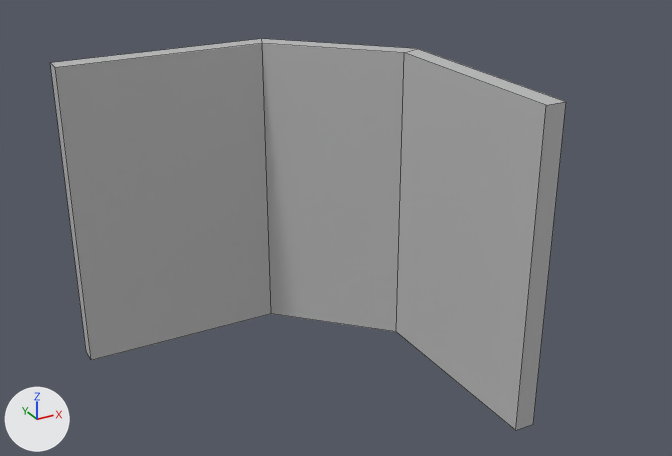
An edit to the FBX model Assets/3D/Beveled_Wall_Corner.fbx, drawn before and after from the same camera.
Rendered twice from a 50 mm camera at (-1.74, -8.28, 5.0) aimed at (2.19, -1.14, 1.43). Arrows for +X, +Y and +Z are at lower left; the lights stay in place. Mesh edges are drawn as thin lines. Where no turn or scale is listed for an object, it has been applied to the vertices.

The scene before the commit, as lines of its bpy script (objects in view):
```python
me_mesh = bpy.data.meshes.new('Mesh')
me_mesh.from_pydata(...)  # 16 vertices, 14 faces; spans x 0.0..3.2, y -3.0..0.2, z 0.0..3.0
me_mesh.materials.append(mat_beveled_wall_mat1)  # grey #bcbcbc
ob_beveled_wall_corner = bpy.data.objects.new('Beveled_Wall_Corner', me_mesh)
ob_beveled_wall_corner.location = (0.0, 0.0, 0.0)
```
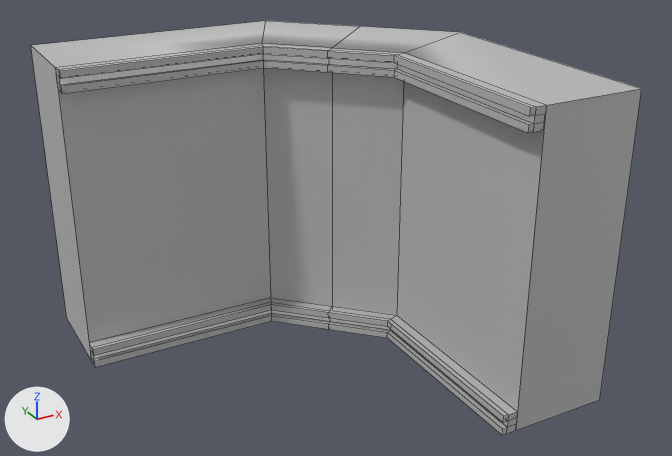
Pixel boxes (x1, y1, x2, y2) of what changed, in the pictures (672 x 456 px):
'Beveled_Wall_Corner', reshaped (18% wider)
    before: (50, 39, 566, 430)
    after: (31, 21, 642, 435)
part 1 of me_mesh, built on
    before: (262, 39, 417, 332)
    after: (55, 21, 546, 435)

The change, as a list of edits to the scene's bpy script:
```text
Add mat_wall_secondary_mat:
    mat_wall_secondary_mat = principled_material('Wall_Secondary_Mat')
    mat_wall_secondary_mat.base_color = (0.5, 0.5, 0.5)  # grey #bcbcbc
Add mat_wall_trim_mat:
    mat_wall_trim_mat = principled_material('Wall_Trim_Mat')
    mat_wall_trim_mat.base_color = (0.481, 0.481, 0.481)  # grey #b8b8b8
Add mat_emissive_mat:
    mat_emissive_mat = principled_material('Emissive_Mat')
    mat_emissive_mat.base_color = (1.0, 1.0, 1.0)  # white #ffffff
Change me_mesh:
    used by ob_beveled_wall_corner; location = (0.0, 0.0, 0.0)
    remove me_mesh.from_pydata(...)  # 16 vertices, 14 faces; spans x 0.0..3.2, y -3.0..0.2, z 0.0..3.0
    add me_mesh.from_pydata(...)  # 130 vertices, 134 faces; spans x 0.0..4.0, y -3.0..1.0, z 0.0..3.0
    me_mesh part 1
    4 faces are deleted
    8 vertices move from x 0.0..3.2, y -3.0..0.2, z 0.0..3.0 to x 0.0..4.0, y -3.0..1.0, z 0.0..3.0
    23 vertices are added at x 0.0..3.25, y -3.0..0.25, z 0.0..3.0
    5 new vertices lie (0.0, 0.0, -0.07) away from vertices in x 0.0..3.0, y -3.0..0.0, z 2.87
    5 new vertices lie (1.96, 0.0, 0.0) away from vertices in x 0.0, y -0.1, z 0.0..3.0
    5 new vertices lie (0.47, -0.47, 0.0) away from vertices in x 1.96, y -0.1, z 0.0..3.0
    5 new vertices lie (0.47, -0.47, 0.0) away from vertices in x 2.43, y -0.57, z 0.0..3.0
    5 new vertices lie (0.0, -1.96, 0.0) away from vertices in x 2.9, y -1.04, z 0.0..3.0
    6 new vertices lie (0.0, 0.0, 0.07) away from vertices in x 0.0..3.0, y -3.0..0.0, z 0.0
    6 new vertices lie (0.5, -0.5, 0.0) away from vertices in x 2.0, y 0.0, z 0.0..3.0
    7 new vertices lie (0.0, 0.0, 0.06) away from vertices in x 0.0..3.0, y -3.0..0.0, z 0.07
    7 new vertices lie (0.0, -0.05, 0.0) away from vertices in x 0.0, y -0.1, z 0.0..3.0
    8 new vertices lie (0.0, 0.0, 0.07) away from vertices in x 0.0..3.0, y -3.0..0.0, z 0.13
    8 new vertices lie (1.94, 0.0, 0.0) away from vertices in x 0.0, y -0.15, z 0.0..3.0
    8 new vertices lie (0.45, -0.46, 0.0) away from vertices in x 1.94, y -0.15, z 0.0..3.0
    8 new vertices lie (0.46, -0.45, 0.0) away from vertices in x 2.39, y -0.61, z 0.0..3.0
    8 new vertices lie (-0.05, 0.0, 0.0) away from vertices in x 2.9, y -3.0, z 0.0..3.0
    107 new faces join them, mat_wall_trim_mat (grey #b8b8b8)
    9 new faces join them, mat_emissive_mat (white #ffffff)
    4 new faces join them, mat_beveled_wall_mat1 (grey #bcbcbc)
    4 new faces join them, mat_wall_secondary_mat (grey #bcbcbc)
    add me_mesh.materials.append(mat_wall_trim_mat)  # grey #b8b8b8
    add me_mesh.materials.append(mat_emissive_mat)  # white #ffffff
    add me_mesh.materials.append(mat_wall_secondary_mat)  # grey #bcbcbc
```
